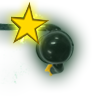
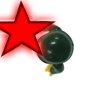
Layered file, before and after one edit (100 × 100). Changes by layer:
hid "Layer 3" over (11, 1, 50, 46)
showed "Layer 2" over (0, 0, 56, 58)
painted on "Layer 1" over (0, 8, 44, 84)
